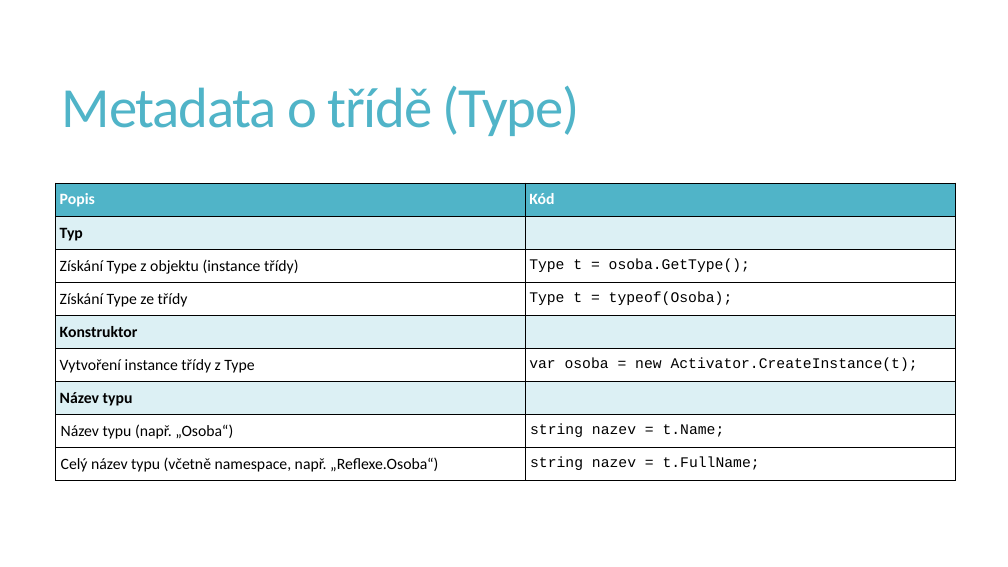
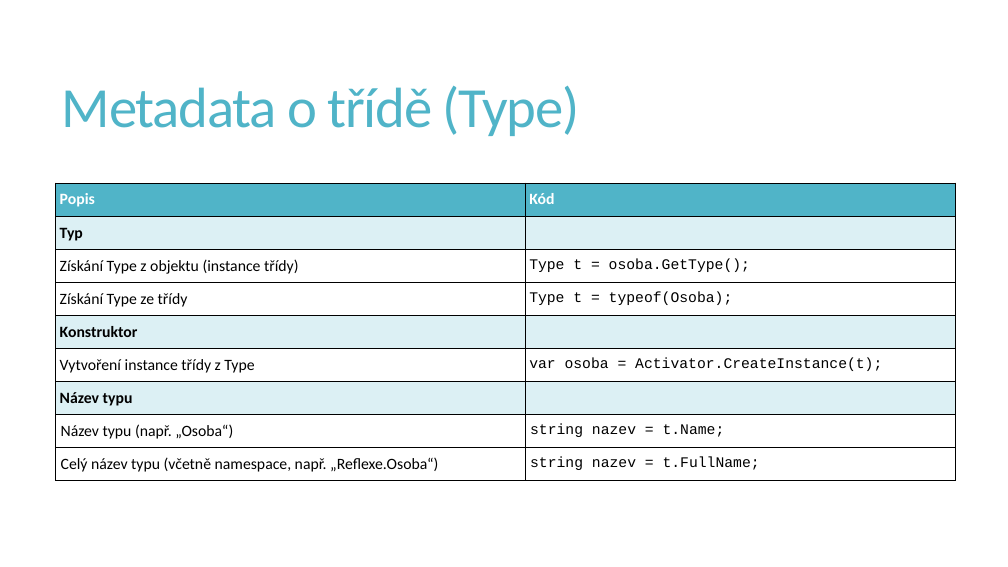
Before and after one commit to PetrVobornik/prednasky, a slide deck: slide 3 of Xamarin.Forms/07-Reflexe/reflexe.ppsx. Drawn at 1008x567 pixels with LibreOffice and Linux fonts; fonts in the diff are those of the drawing. Boxes give left, top, right and bottom in pixels: in the first picture for what was removed or moved away, otherwise in the second. Text is boxed around its words. In the diff, an @@ line names an element or a change of style, - is before the commit and + after.

```diff
--- a/Xamarin.Forms/07-Reflexe/reflexe.ppsx
+++ b/Xamarin.Forms/07-Reflexe/reflexe.ppsx
@@ table at (56, 183, 955, 480) @@
-row 6, column 2: var osoba = new Activator.CreateInstance(t);
+row 6, column 2: var osoba = Activator.CreateInstance(t);
```
Also in this commit, not shown: 4 other files.
